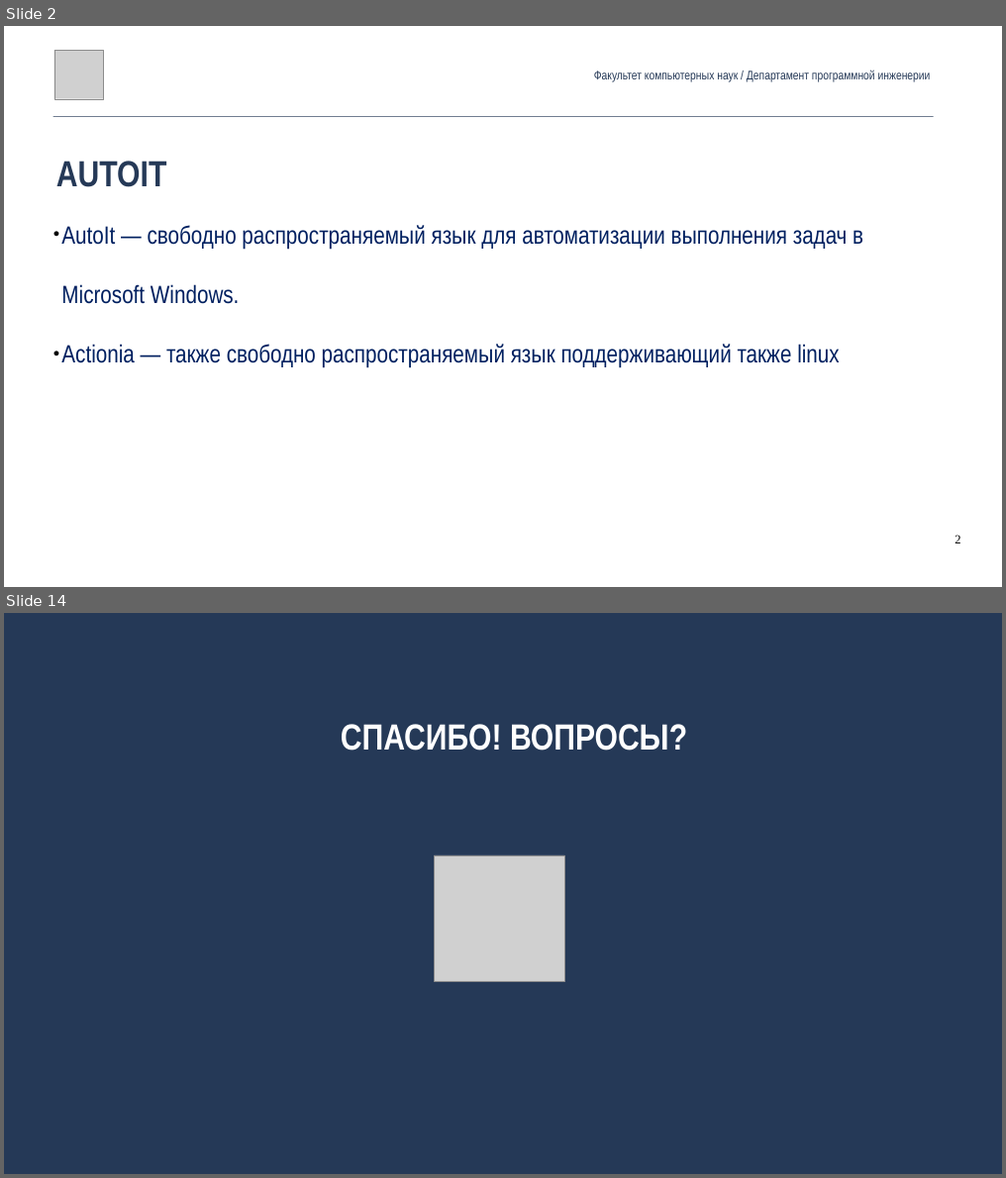
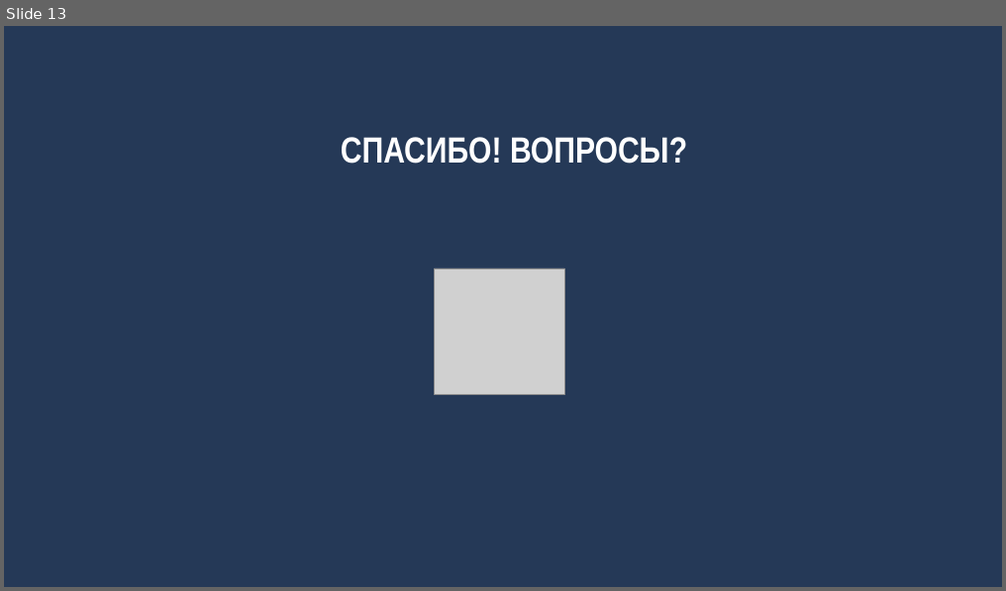
Before and after one commit to andrewt0301/qa-testing-course, a slide deck: seminars/seminar09/Seminar09.pptx. Shown one above the other, each under a label of ours: slides 2 and 14 before the commit, slide 13 after it; the slides between them are not shown. The pictures are 1006x1178 and 1006x591 pixels, drawn with LibreOffice and Linux fonts; fonts in the diff are those of the drawing; grey boxes stand for pictures. Boxes give left, top, right and bottom in pixels: in the first picture for what was removed or moved away, otherwise in the second. Text is boxed around its words. In the diff, an @@ line names an element or a change of style, - is before the commit and + after.

```diff
--- a/seminars/seminar09/Seminar09.pptx
+++ b/seminars/seminar09/Seminar09.pptx
@@ slide 2 removed at [4,26,1002,587], background #FFFFFF @@
@@ picture removed at [54,50,103,99] @@
@@ text removed at [594,70,931,82] @@
-Факультет компьютерных наук / Департамент программной инженерии
@@ line removed from (54, 116) to (933, 116) @@
@@ text removed at [56,161,166,187] @@
-AUTOIT
@@ text removed at [61,225,863,369] @@
-● AutoIt — свободно распространяемый язык для автоматизации выполнения задач в Microsoft Windows.
-● Actionia — также свободно распространяемый язык поддерживающий также linux
@@ page number removed at [954,535,960,544] @@
-2
@@ what was slide 14 is now slide 13 @@
```
Also in this commit, not shown: 7 slides changed, 5 slides added, 5 other slides removed, 1 other file.
